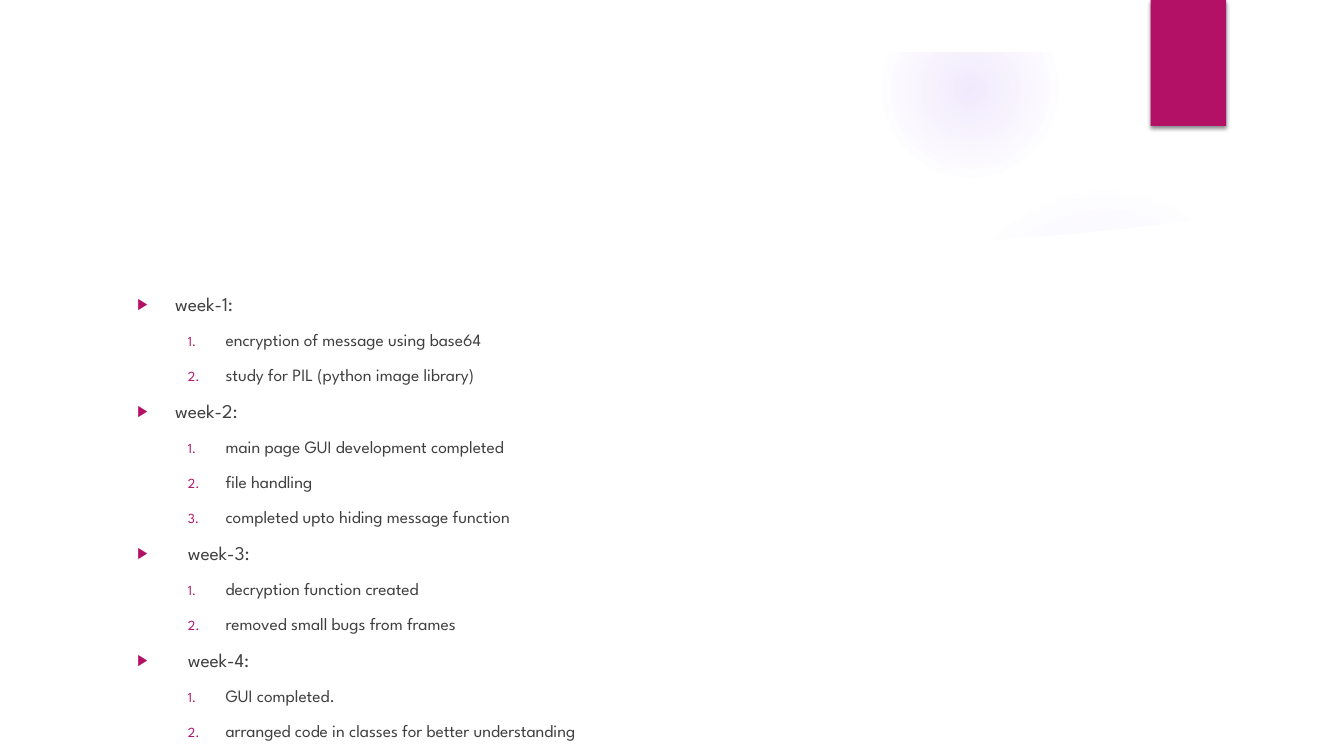
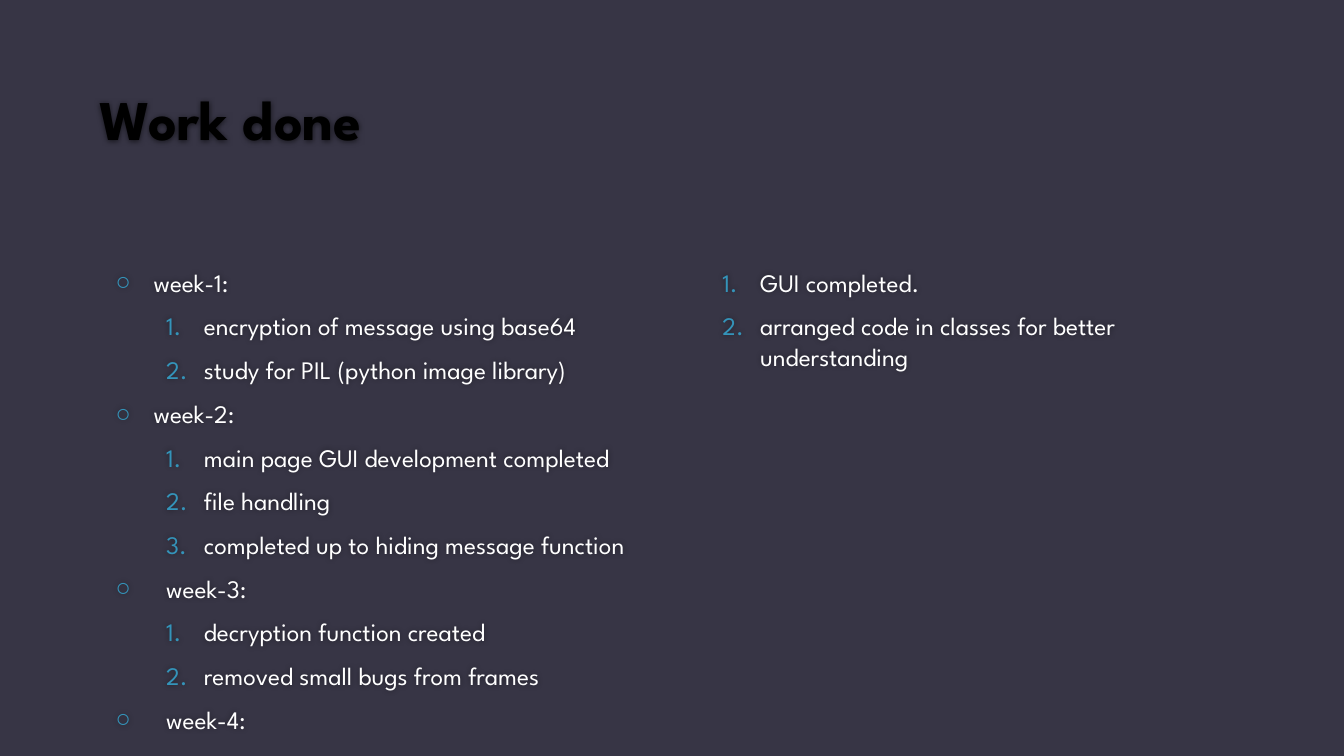
Before and after one commit to malay21/image-steganography, a slide deck: slide 3 of documents/Internship presentation.pptx. Drawn at 1344x756 pixels with LibreOffice and Linux fonts; fonts in the diff are those of the drawing; background and template pictures are left out. Boxes give left, top, right and bottom in pixels: in the first picture for what was removed or moved away, otherwise in the second. Text is boxed around its words. In the diff, an @@ line names an element or a change of style, - is before the commit and + after.

```diff
--- a/documents/Internship presentation.pptx
+++ b/documents/Internship presentation.pptx
@@ background picture (left out) to #373545 @@
@@ group removed at (0, 0, 1344, 756): 5 ellipses, 3 freeform shapes @@
@@ rectangle removed at (1150, 0, 1226, 126) @@
@@ title "Work done" at (99, 101, 362, 141): vertical alignment middle to bottom @@
@@ title at (99, 101, 362, 141): text changed; size 36 to 40 pt; text colour #FFFFFF to #000000; bold on @@
-Work done :
+Work done
@@ text "week-1:": place and size @@
-text "week-1:" at (175, 297, 576, 741)
+text "week-1:" at (154, 274, 1115, 730)
@@ text "week-1:" at (154, 274, 1115, 730): vertical alignment top to middle; columns 1 to 2 @@
@@ text at (154, 274, 1115, 730): size 13.9 to 18 pt in "week-1:", "week-2:", "week-3:", "week-4:"; text colour #404040 to #FFFFFF in "week-1:", "encryption of message using base64", "study for PIL (python image library)", "week-2:" and 8 more places; size 12.4 to 18 pt in "encryption of message using base64", "study for PIL (python image library)", "main page GUI development completed", "file handling" and 4 more places; bullet ▶ to ○; bullet colour #B31166 to #3494BA @@
@@ text at (204, 536, 624, 560): text changed; size 12.4 to 18 pt; text colour #404040 to #FFFFFF @@
-  3. completed upto hiding message function
+  3. completed up to hiding message function
```
Also in this commit, not shown: 6 other slides changed, 1 slide added, 4 slides removed, 5 other files.
